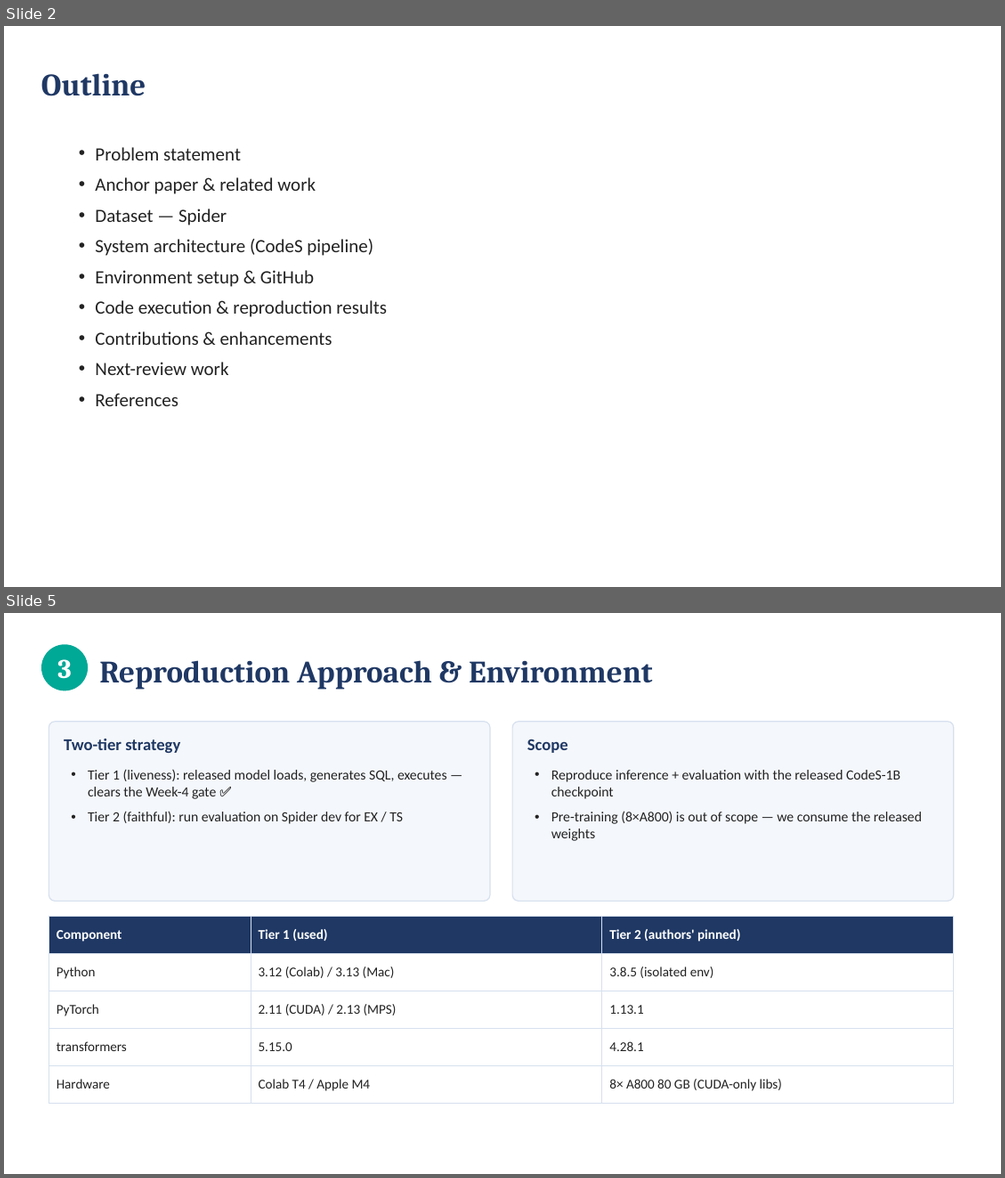
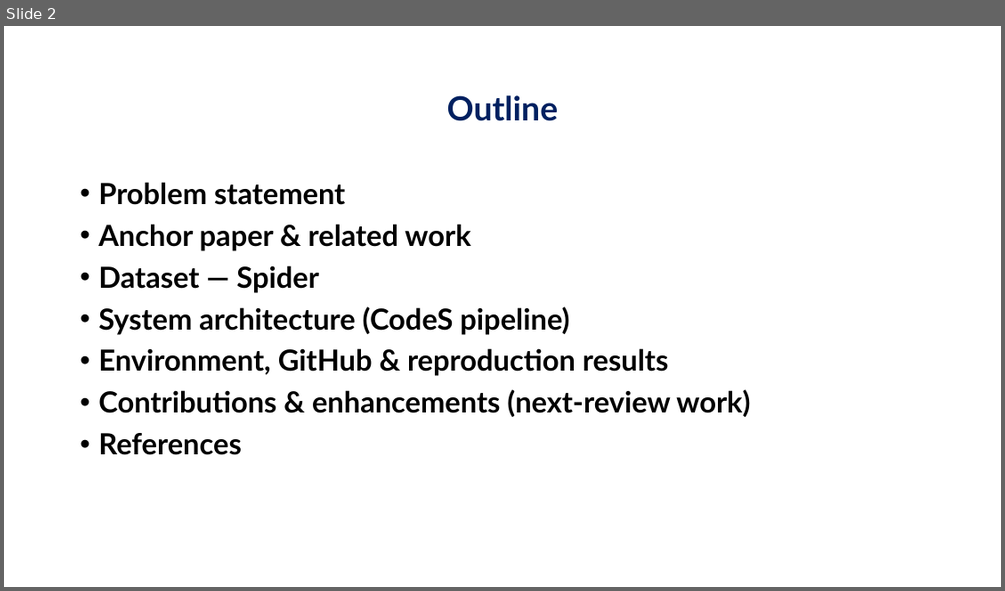
Before and after one commit to jayakanthh/QueryGenie, a slide deck: docs/reviews/Review2_QueryGenie.pptx. Shown one above the other, each under a label of ours: slides 2 and 5 before the commit, slide 2 after it; the slides between them are not shown. The pictures are 1005x1178 and 1005x591 pixels, drawn with LibreOffice and Linux fonts; fonts in the diff are those of the drawing; background and template pictures are left out. Boxes give left, top, right and bottom in pixels: in the first picture for what was removed or moved away, otherwise in the second. Text is boxed around its words. In the diff, an @@ line names an element or a change of style, - is before the commit and + after.

```diff
--- a/docs/reviews/Review2_QueryGenie.pptx
+++ b/docs/reviews/Review2_QueryGenie.pptx
@@ slide 5 removed at box(4, 613, 1001, 1174), background #FFFFFF @@
@@ ellipse removed at box(41, 644, 88, 690) @@
@@ text removed at box(57, 659, 71, 679) @@
-3
@@ text removed at box(99, 660, 653, 690) @@
-Reproduction Approach & Environment
@@ rounded rectangle removed at box(48, 722, 490, 900) @@
@@ text removed at box(64, 738, 180, 753) @@
-Two-tier strategy
@@ rounded rectangle removed at box(512, 722, 954, 900) @@
@@ text removed at box(527, 738, 568, 753) @@
-Scope
@@ text removed at box(88, 769, 447, 824) @@
-• Tier 1 (liveness): released model loads, generates SQL, executes — clears the Week-4 gate ✅
-• Tier 2 (faithful): run evaluation on Spider dev for EX / TS
@@ text removed at box(551, 770, 922, 841) @@
-• Reproduce inference + evaluation with the released CodeS-1B checkpoint
-• Pre-training (8×A800) is out of scope — we consume the released weights
@@ table removed at box(48, 916, 954, 1094), 5 rows, 3 columns @@
-Component | Tier 1 (used) | Tier 2 (authors' pinned)
-Python | 3.12 (Colab) / 3.13 (Mac) | 3.8.5 (isolated env)
-PyTorch | 2.11 (CUDA) / 2.13 (MPS) | 1.13.1
-transformers | 5.15.0 | 4.28.1
-Hardware | Colab T4 / Apple M4 | 8× A800 80 GB (CUDA-only libs)
@@ slide 2 changed as well @@
@@ title "Outline": place and size @@
-title "Outline" at box(41, 73, 146, 96)
+title "Outline" at box(447, 95, 558, 121)
@@ title "Outline" at box(447, 95, 558, 121): size 30 to 32 pt, font Cambria to Lato, text colour #1F3864 to #002060; alignment left to centre; line spacing 1 to 0.9 @@
@@ text "Problem statement": place and size @@
-text "Problem statement" at box(95, 147, 387, 406)
+text "Problem statement" at box(98, 182, 750, 455)
@@ text at box(98, 182, 569, 455): size 18 to 28 pt, font Calibri to Lato, text colour #222222 to #000000, bold on in "Problem statement", "Anchor paper & related work", "Dataset — Spider", "System architecture (CodeS pipeline)" and 1 more places; indent changed; line spacing 1 to 0.9; more space between paragraphs @@
@@ text at box(98, 348, 750, 417): text changed; size 18 to 28 pt; font Calibri to Lato; text colour #222222 to #000000; bold on @@
-• Environment setup & GitHub
-• Code execution & reproduction results
-• Contributions & enhancements
-• Next-review work
+• Environment, GitHub & reproduction results
+• Contributions & enhancements (next-review work)
```
Also in this commit, not shown: 5 other slides changed, 4 slides added, 4 other slides removed.
